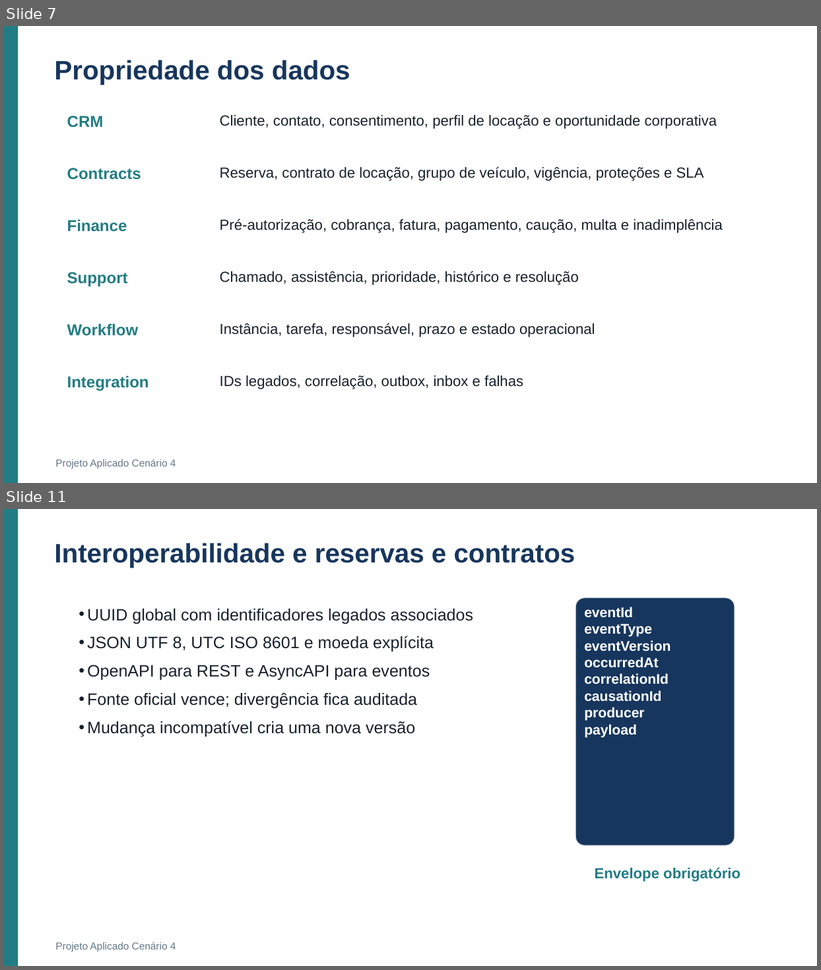
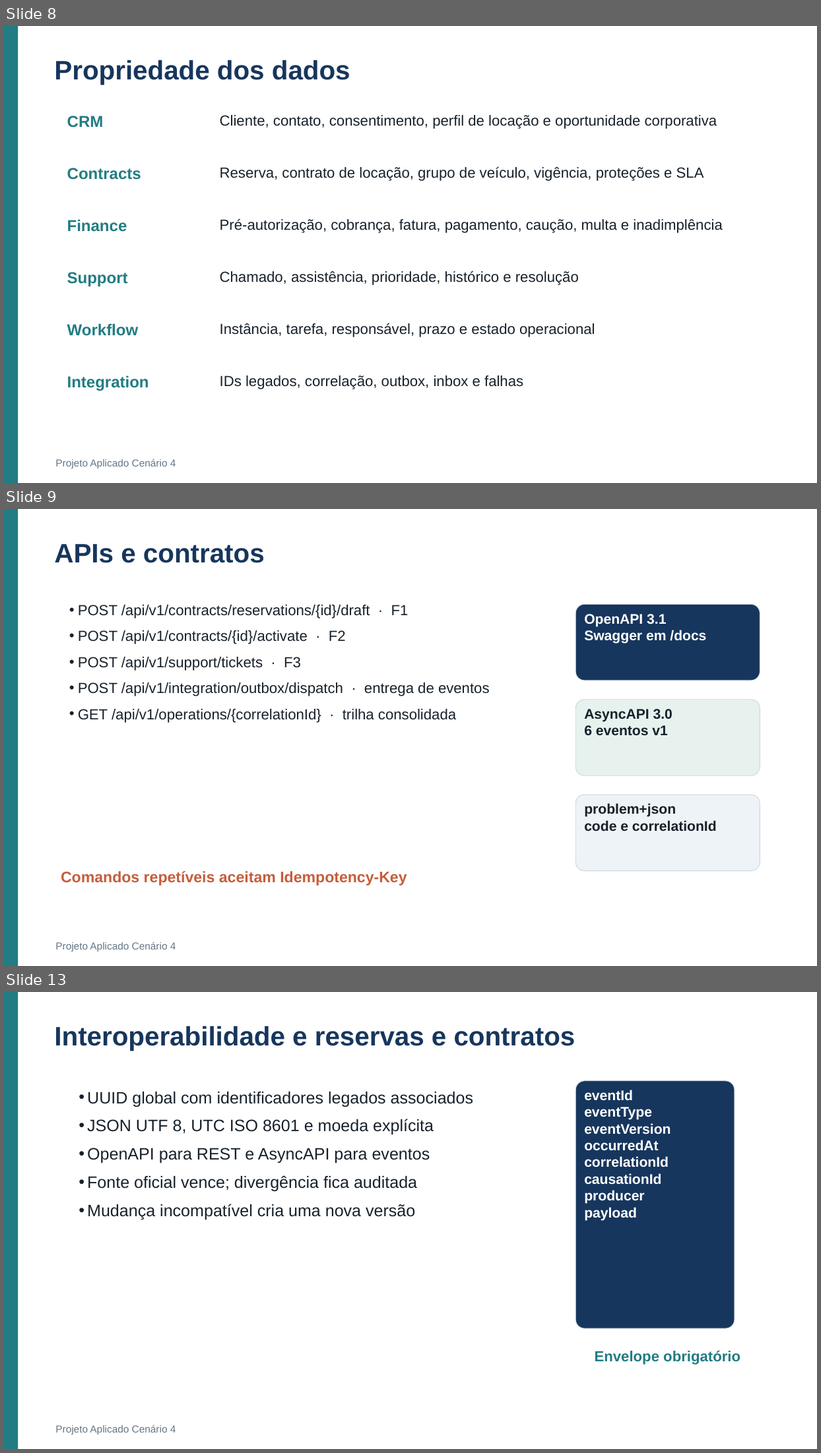
Before and after one commit to Roger-Quinelato/projetoAplicado7, a slide deck: output/Apresentacao_Cenario_4.pptx. Shown one above the other, each under a label of ours: slides 7 and 11 before the commit, slides 8, 9 and 13 after it; the slides between them are not shown. The pictures are 821x970 and 821x1453 pixels, drawn with LibreOffice and Linux fonts; fonts in the diff are those of the drawing. Boxes give left, top, right and bottom in pixels: in the first picture for what was removed or moved away, otherwise in the second. Text is boxed around its words. In the diff, an @@ line names an element or a change of style, - is before the commit and + after.

```diff
--- a/output/Apresentacao_Cenario_4.pptx
+++ b/output/Apresentacao_Cenario_4.pptx
@@ slide 9 added at (x1=4, y1=509, x2=817, y2=966), background #FFFFFF @@
@@ rectangle added at (x1=4, y1=509, x2=18, y2=966), fill #227C83 @@
@@ text added at (x1=54, y1=544, x2=265, y2=563), 31.5 pt, text #17365D, bold @@
+APIs e contratos
@@ text added at (x1=78, y1=605, x2=490, y2=723), 17.2 pt, text #17212B @@
+• POST /api/v1/contracts/reservations/{id}/draft · F1
+• POST /api/v1/contracts/{id}/activate · F2
+• POST /api/v1/support/tickets · F3
+• POST /api/v1/integration/outbox/dispatch · entrega de eventos
+• GET /api/v1/operations/{correlationId} · trilha consolidada
@@ rounded rectangle added at (x1=576, y1=604, x2=760, y2=681), fill #17365D, outline #CBD6DF 0.75 pt, 16.5 pt, text #FFFFFF, bold @@
+OpenAPI 3.1
+Swagger em /docs
@@ rounded rectangle added at (x1=576, y1=699, x2=760, y2=776), fill #E7F2EF, outline #CBD6DF 0.75 pt, 16.5 pt, text #17212B, bold @@
+AsyncAPI 3.0
+6 eventos v1
@@ rounded rectangle added at (x1=576, y1=795, x2=760, y2=871), fill #EEF3F7, outline #CBD6DF 0.75 pt, 16.5 pt, text #17212B, bold @@
+problem+json
+code e correlationId
@@ text added at (x1=61, y1=871, x2=407, y2=886), 18 pt, text #C65D3A, bold @@
+Comandos repetíveis aceitam Idempotency-Key
@@ text added at (x1=55, y1=942, x2=176, y2=952), 12 pt, text #657786 @@
+Projeto Aplicado Cenário 4
@@ what was slide 7 is now slide 8 @@
@@ what was slide 11 is now slide 13 @@
```
Also in this commit, not shown: 7 slides changed, 4 other slides added, 2 slides removed, 1 other file.
